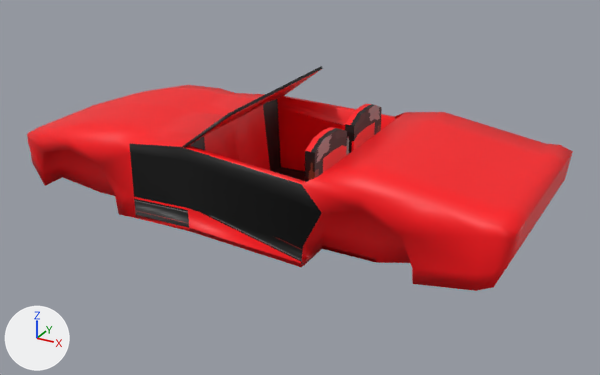
Renders of the Blender file Source/Prototype/Models/Cars/PinkyMobile.blend from each side of a commit.
Before and after are seen from a 50 mm camera at (16.2, -25.6, 14.8) aimed at (1.9, 0.2, 1.9). Arrows for +X, +Y and +Z are at lower left; the lights stay in place.
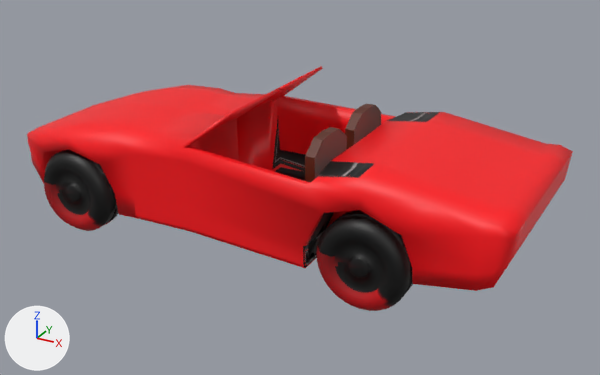
Diff of the bpy script that builds the scene:
```diff
--- a/Source/Prototype/Models/Cars/PinkyMobile.blend.py
+++ b/Source/Prototype/Models/Cars/PinkyMobile.blend.py
@@ me_cube @@
 # used by ob_cube; location = (0.0, 0.0, 2.96)
-me_cube.from_pydata(...)  # 240 vertices, 207 faces; spans x -10.0..11.2, y -3.9..0.2, z -2.0..2.9
+me_cube.from_pydata(...)  # 1176 vertices, 1101 faces; spans x -10.0..11.2, y -4.0..0.0, z -3.1..2.9
+# me_cube part 1: a new loose piece of 480 vertices spanning x -7.6..-4.2, y -4.0..-2.7, z -3.1..0.3, in mat_material (picture img_car_t)
+# me_cube part 2: a new loose piece of 480 vertices spanning x 4.7..8.1, y -4.0..-2.7, z -3.1..0.3, in mat_material (picture img_car_t)
+# me_cube part 3
+# 38 vertices are removed from x -3.1..4.7, y -3.9..0.2, z -2.0..1.4
+# 53 faces are deleted
+# 10 vertices in x 3.8..4.1, y -2.8..-0.3, z 0.1 move by (0.0, 0.0, -2.2)
+# 4 vertices in x 3.8..4.1, y -2.8..-0.3, z 1.8 move by (0.0, 0.0, -0.2)
+# 3 vertices in x 4.7, y -1.2..0.0, z 1.4 move by (-0.2, 0.0, 0.0)
+# 2 vertices move from x 4.2..4.3, y -3.9..-3.6, z -2.0..1.1 to x 4.4, y -3.9..-3.6, z -2.0..1.1
+# 14 vertices are added at x -0.7..4.7, y -3.9..0.0, z -2.0..1.4
+# 47 new faces join them, smooth
+# me_cube part 4: 156 kept faces spanning x -10.0..11.2, y -3.9..0.0, z -2.1..2.9 get new texture (UV) coordinates
 me_cube.materials.append(mat_material)
```

Location of each change, (x1, y1, x2, y2) in pixels of the pictures (600 x 375 px; the box of a moved part takes in the faces that stretch with it):
'Cube', reshaped (9% taller): before (27, 66, 573, 291); after (27, 66, 573, 311)
part 1 of me_cube, added (black): after (44, 150, 118, 231)
part 2 of me_cube, added: after (316, 210, 413, 311)
part 3 of me_cube, moved or reshaped: before (136, 96, 443, 267); after (136, 96, 443, 268)
part 4 of me_cube, surface changed (black to red): (41, 66, 442, 284) in both
